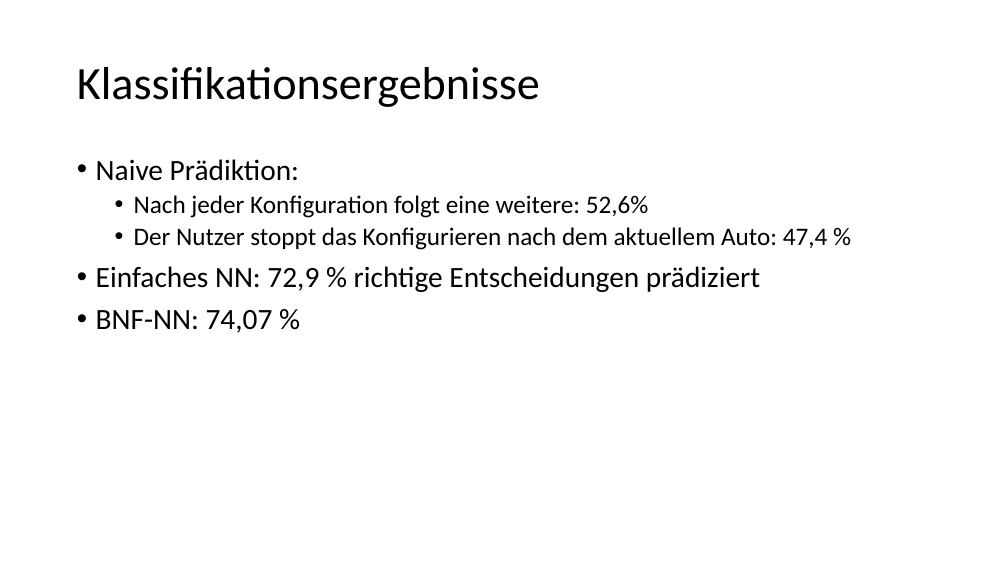
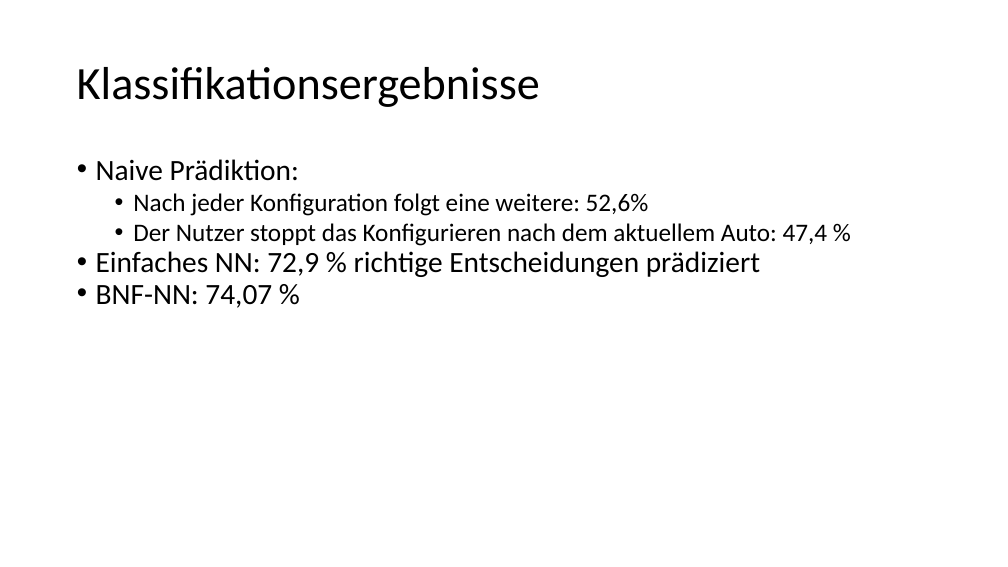
Before and after one commit to ML-KA/ag-dank, a slide deck: slide 16 of DANK Data Challenge.pptx (slide 9 before the commit). Drawn at 1008x567 pixels with LibreOffice and Linux fonts; fonts in the diff are those of the drawing. Boxes give left, top, right and bottom in pixels: in the first picture for what was removed or moved away, otherwise in the second. Text is boxed around its words. In the diff, an @@ line names an element or a change of style, - is before the commit and + after.

```diff
--- a/DANK Data Challenge.pptx
+++ b/DANK Data Challenge.pptx
@@ text "Naive Prädiktion:" at box(96, 159, 828, 308): less space between paragraphs; line spacing 0.9 to 1 @@
```
Also in this commit, not shown: 6 other slides changed, 11 slides added, 1 other file.
